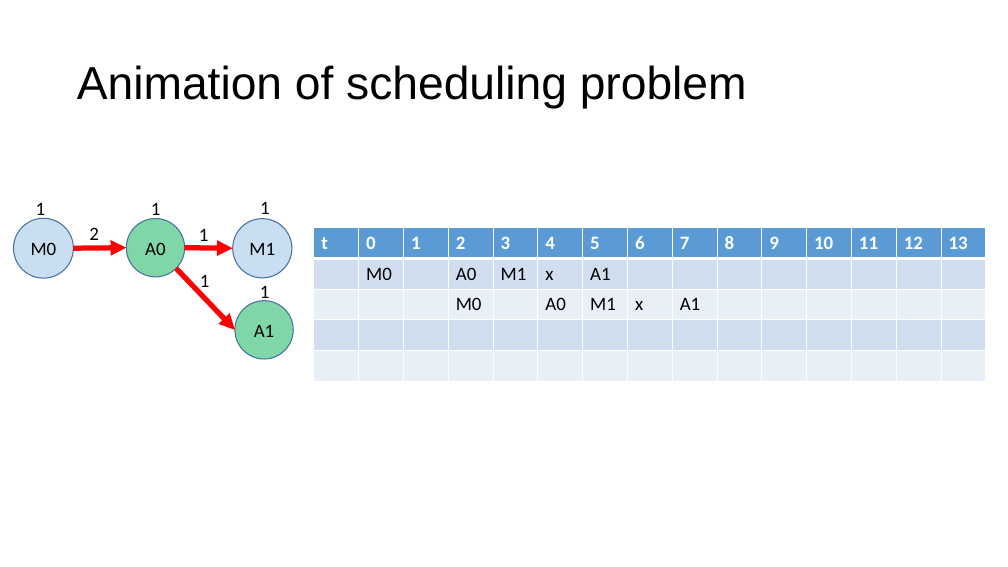
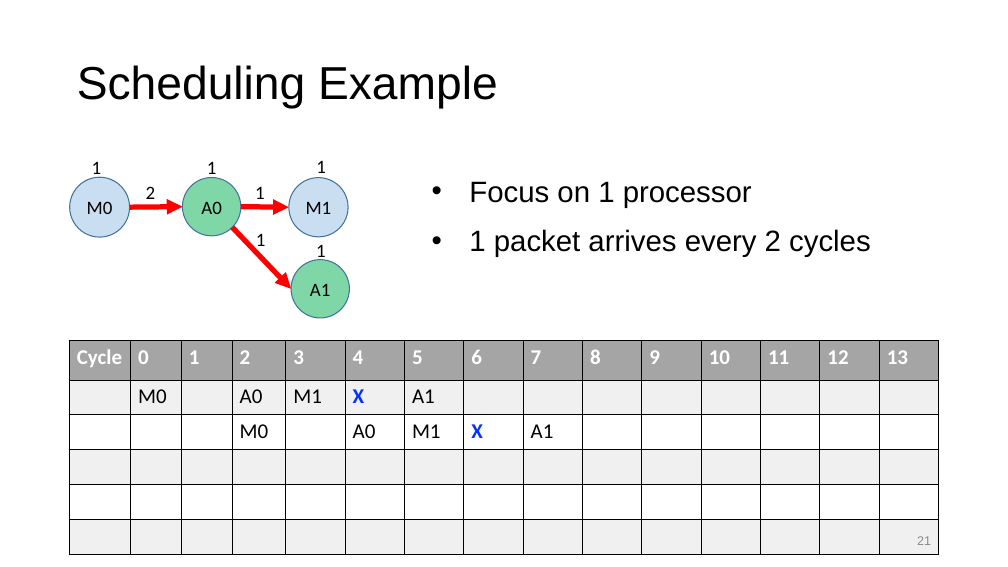
Before and after one commit to anirudhSK/drmt_talk, a slide deck: slide 21 of drmt.pptx (slide 22 before the commit). Drawn at 1008x567 pixels with LibreOffice and Linux fonts; fonts in the diff are those of the drawing. Boxes give left, top, right and bottom in pixels: in the first picture for what was removed or moved away, otherwise in the second. Text is boxed around its words. In the diff, an @@ line names an element or a change of style, - is before the commit and + after.

```diff
--- a/drmt.pptx
+++ b/drmt.pptx
@@ title at <box>77,65,498,109</box>: text changed @@
-Animation of scheduling problem
+Scheduling Example
@@ text "1": place and size @@
-text "1" at <box>260,202,270,220</box>
+text "1" at <box>255,187,265,205</box>
@@ text "1": place and size @@
-text "1" at <box>200,274,210,293</box>
+text "1" at <box>316,161,326,179</box>
@@ 4 texts, 4 ellipses, 3 arrows: place and size @@
-4 texts, 4 ellipses, 3 arrows at <box>14,202,293,359</box>
+4 texts, 4 ellipses, 3 arrows at <box>70,161,349,318</box>
@@ text added at <box>469,181,871,257</box>, 28 pt, text #000000 @@
+  • Focus on 1 processor
+  • 1 packet arrives every 2 cycles
@@ text "1": place and size @@
-text "1" at <box>199,228,209,246</box>
+text "1" at <box>256,233,266,252</box>
@@ table at <box>70,341,943,554</box> @@
-row 1, column 1: t
+row 1, column 1: Cycle
-row 2, column 6: x
+row 2, column 6: X
-row 3, column 8: x
+row 3, column 8: X
+row 6:  |  |  |  |  |  |  |  |  |  |  |  |  |  | 
@@ table: place and size @@
-table at <box>314,228,983,381</box>
+table at <box>70,341,943,554</box>
@@ page number added at <box>917,536,931,545</box>, 12 pt, text #8C8C8C @@
+21
```
Also in this commit, not shown: 19 other slides changed, 6 slides added, 13 slides removed, 2 other files.
